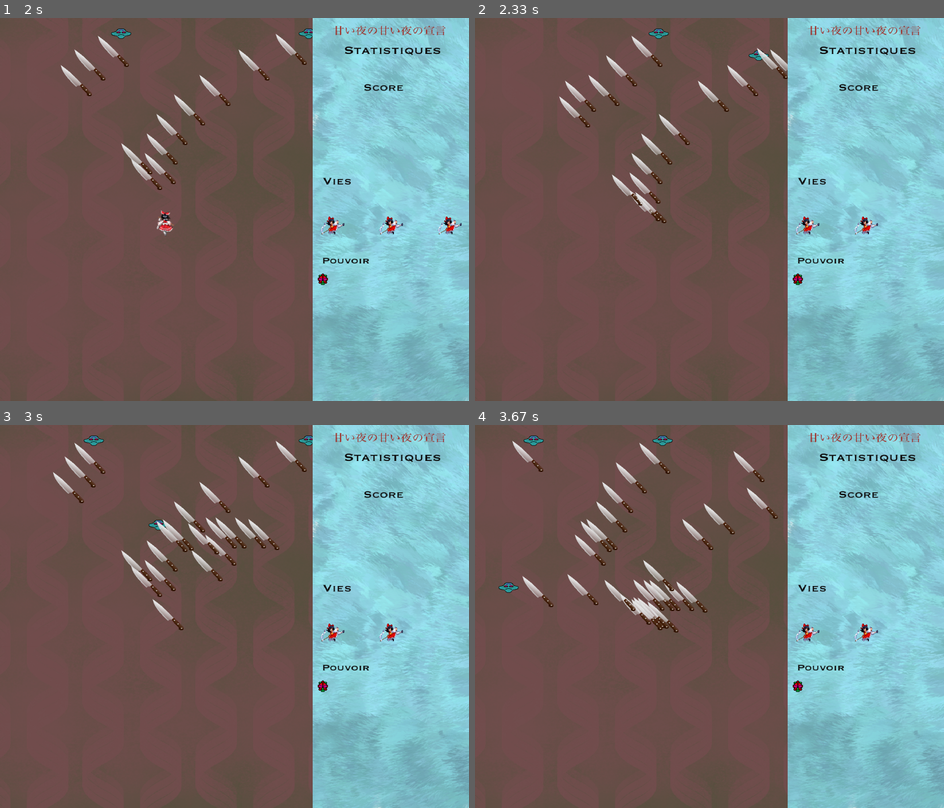
Above: before the commit, frames 1-4 (two rows, left to right).
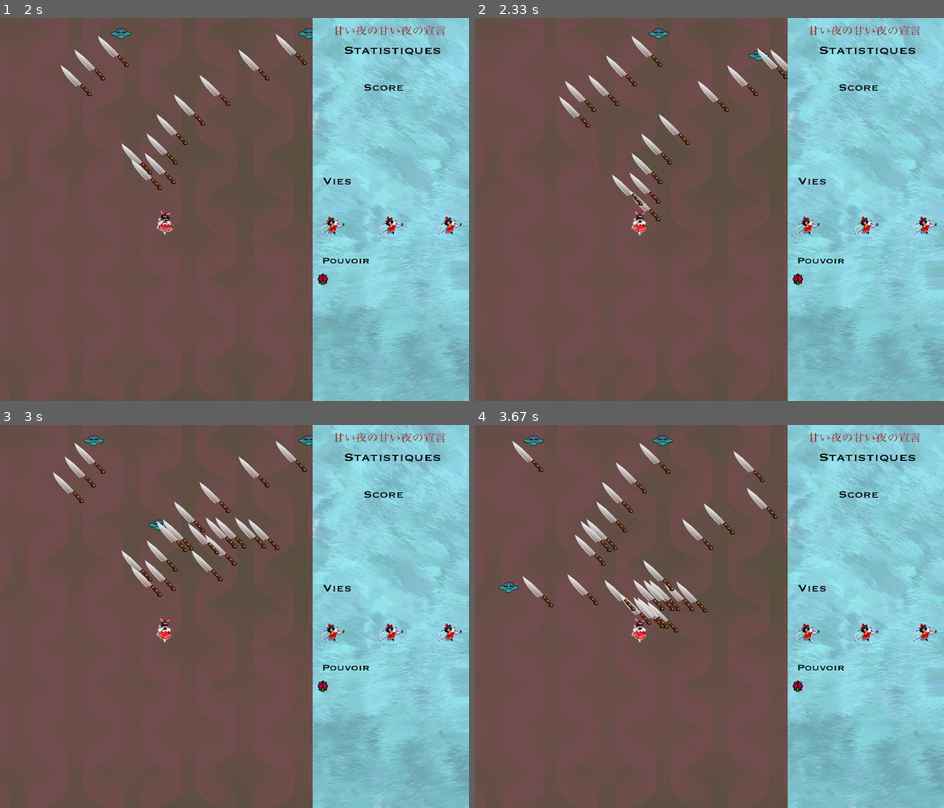
Above: after the commit, the same moments.

Repository: sukaizer/Sweet-Night-Declaration
Game: pygame game, started from main.py
The game is run twice, just before and just after one commit, with the same random seed, the same clock (stepped at 60 frames per second) and the same inputs.
Inputs (mouse positions are in pixels of both pictures, inside the frame that each line leads up to):
- Up to frame 1 (2 s): click (234, 286) at 0.38 s; tap Space at 0.67 s
- Up to frame 2 (2.33 s): no input
- Up to frame 3 (3 s): no input
- Up to frame 4 (3.67 s): no input

Frame 1 is identical in both runs. In frame 2, 0.3% of the frame differs, in the area x 33-99%, y 45-58%; in frame 3, 0.3%, in the area x 32-99%, y 45-58%; in frame 4, 0.3%.

Commit message:
just reorganized a tiny bit

Diff:
--- a/Game.py
+++ b/Game.py
@@ -96,24 +96,26 @@
         self.all_enemy_bullets.draw(screen)
         self.stats.stat_menu(screen)
 
-        self.remove_bullet_collision()
+
 
 
 
         #deplacement bullets
         self.move_bullets()
+        self.remove_bullet_collision()
 
         # update joueur (deplacement, shoot)
         self.update_player(pygame_event)
 
-        if not self.is_paused:
-            self.time_bullet += 1
+
 
 
         #looping song (needs fix)
         self.loop_song(pygame_event)
 
 
+        if not self.is_paused:
+                self.time_bullet += 1
         if not self.is_paused:
             self.time += 1
 
